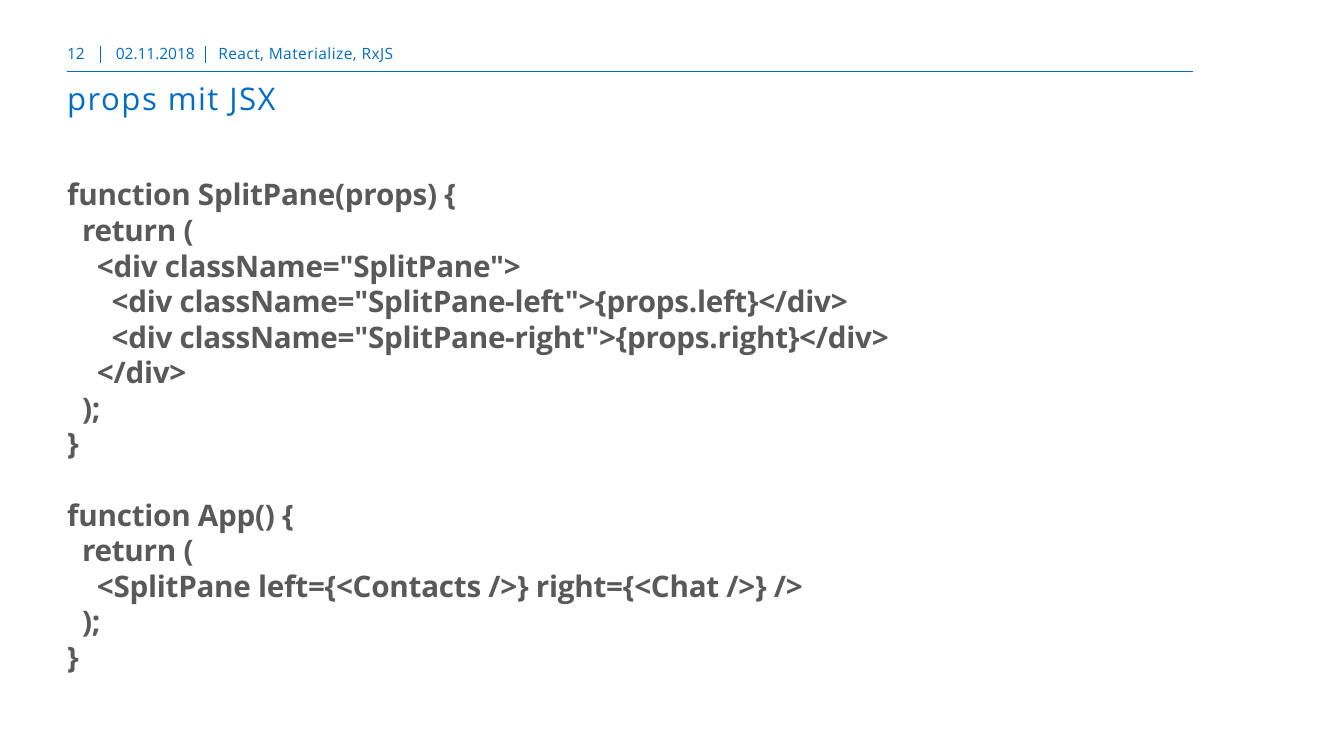
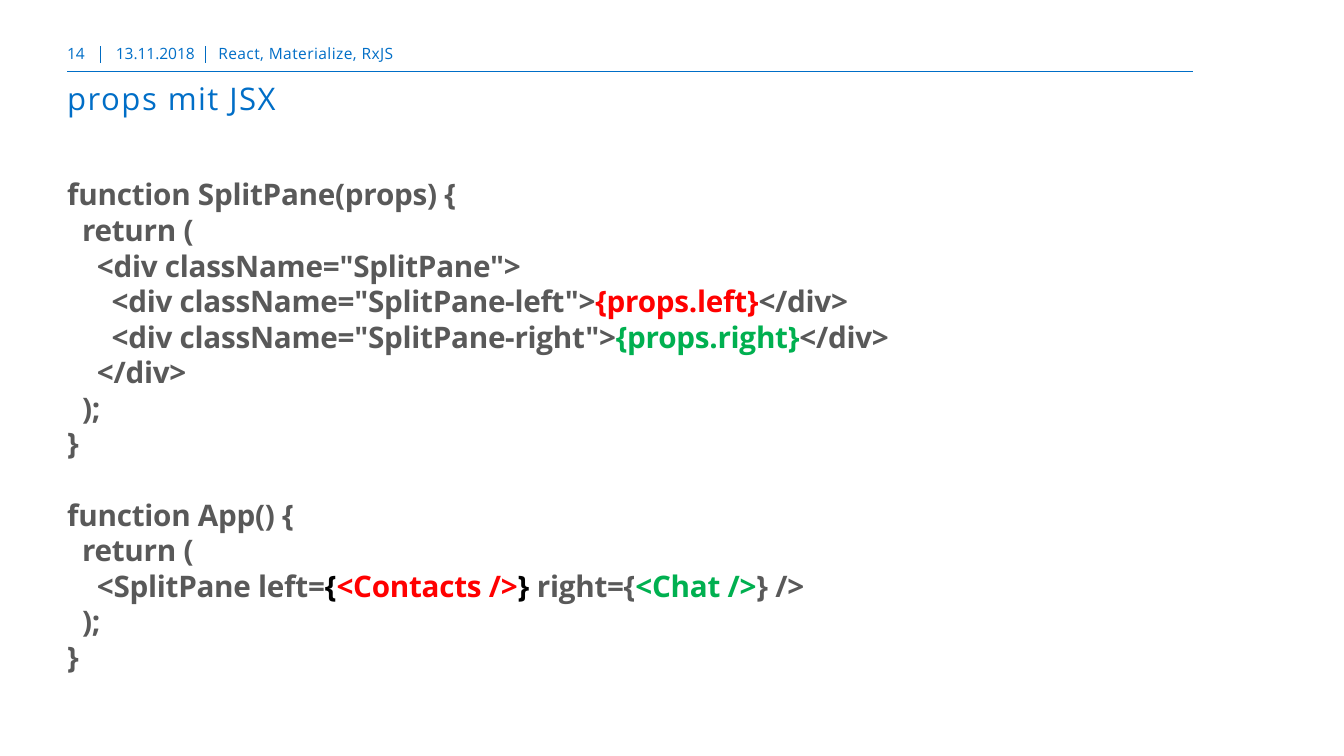
Before and after one commit to markusborer/ReactSample, a slide deck: slide 14 of React.pptx (slide 12 before the commit). Drawn at 1344x756 pixels with LibreOffice and Linux fonts; fonts in the diff are those of the drawing; background and template pictures are left out. Boxes give left, top, right and bottom in pixels: in the first picture for what was removed or moved away, otherwise in the second. Text is boxed around its words. In the diff, an @@ line names an element or a change of style, - is before the commit and + after.

```diff
--- a/React.pptx
+++ b/React.pptx
@@ page number at box(67, 48, 85, 59): text changed @@
-12
+14
@@ text at box(116, 47, 195, 59): text changed @@
-02.11.2018
+13.11.2018
@@ text at box(97, 289, 889, 604): text colour #595959 to #FF0000 in "className="SplitPane-left">{props.left}</div>", "left={<Contacts />}"; text colour #595959 to #00B050 in "className="SplitPane-right">{props.right}</div>", "right={<Chat />}"; text colour #595959 to #000000 in "left={<Contacts />}" @@
```
Also in this commit, not shown: 40 other slides changed, 3 slides added, 1 other file.
